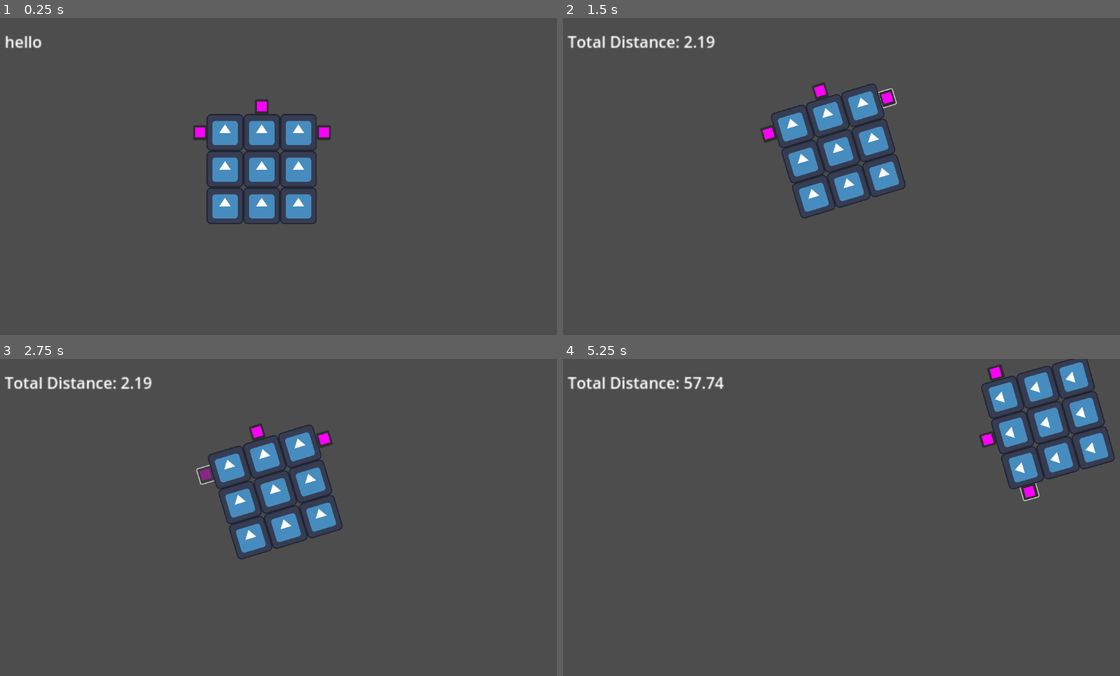
Above: before the commit, frames 1-4 (two rows, left to right).
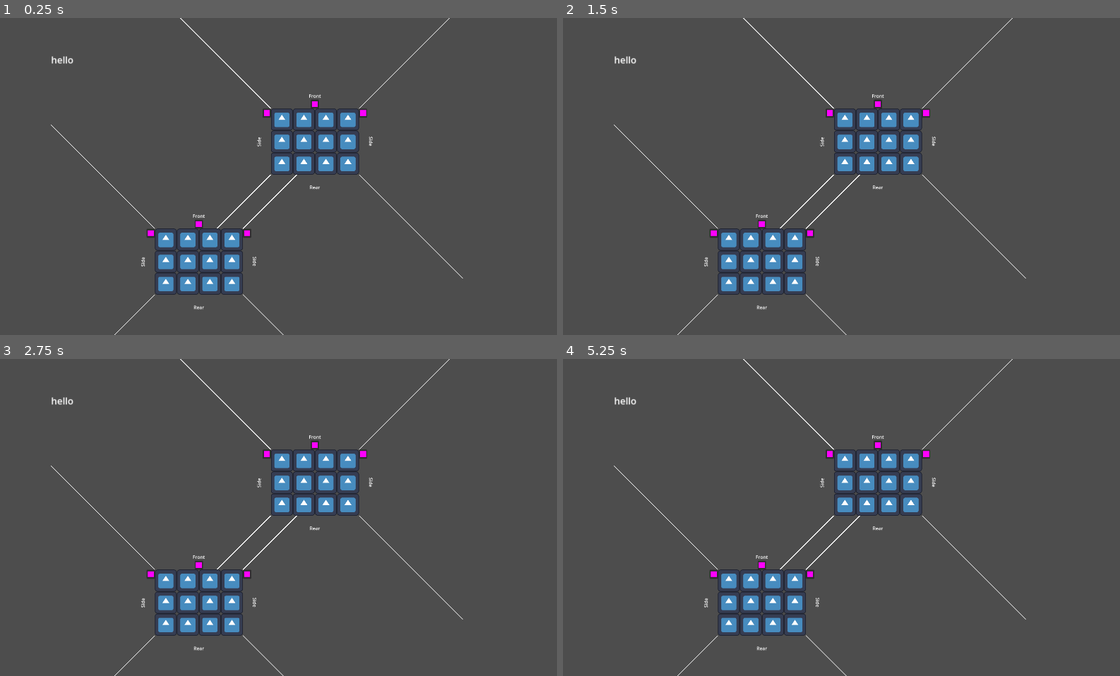
Above: after the commit, the same moments.

Repository: dcellucci/conqsim
Game: Godot game, scene res://debug.tscn
Two runs of this game, one before a commit and one after it. Both use one fixed random seed, a clock stepped at 60 frames per second and the inputs below. The engine's default icon, where the game draws it, is replaced by a stand-in: a white triangle on a blue panel in a dark square.
Inputs (mouse positions are in pixels of both pictures, inside the frame that each line leads up to):
- Up to frame 1 (0.25 s): no input
- Up to frame 2 (1.5 s): click (886, 132) at 0.52 s; click (824, 106) at 1.27 s
- Up to frame 3 (2.75 s): click (206, 473) at 2.02 s
- Up to frame 4 (5.25 s): tap Enter at 2.75, 4.25 s; move the mouse to (964, 501) at 2.77 s; hold W 2.78-3.5 s; hold Q 2.78-3.5 s; click (964, 501) at 2.92 s; tap E at 3.05, 4.55 s; tap Space at 3.5, 5 s; drag from (724, 533) to (869, 498) at 3.52 s; move the mouse to (891, 447) at 4.27 s; hold W 4.28-5 s; hold Shift (SnapMovement) 4.28-5 s; drag from (808, 580) to (668, 469) at 5.02 s

The runs differ from the first frame. In frame 1, 8.5% of the frame differs, in the area x 1-84%, y 0-100%; in frame 2, 8.6%; in frame 3, 8.5%; in frame 4, 9.9%, in the area x 0-100%, y 0-100%.

Commit message:
fixed bug when changing regiment size

Diff:
--- a/debug.tscn
+++ b/debug.tscn
@@ -27,8 +27,13 @@
 "
 script = ExtResource("3_tgq5g")
 
+[node name="TestRegiment2" parent="." instance=ExtResource("2_dfxmq")]
+z_index = 3
+position = Vector2(1096, 421)
+
 [node name="TestRegiment" parent="." instance=ExtResource("2_dfxmq")]
 z_index = 3
-position = Vector2(549, 309)
+position = Vector2(701, 830)
 
+[connection signal="update_total_move" from="TestRegiment2" to="." method="_on_update_total_move"]
 [connection signal="update_total_move" from="TestRegiment" to="." method="_on_update_total_move"]
--- a/project.godot
+++ b/project.godot
@@ -15,6 +15,11 @@
 config/features=PackedStringArray("4.3", "GL Compatibility")
 config/icon="res://icon.svg"
 
+[display]
+
+window/size/viewport_width=1920
+window/size/viewport_height=1080
+
 [input]
 
 SnapMovement={
--- a/regiment.gd
+++ b/regiment.gd
@@ -4,11 +4,11 @@
 var speed = 400
 var angular_speed = PI
 var total_move = 0
-var pixels_per_inch = 30
+var pixels_per_inch = 30.
 var stand_size_inches = 2.5
 var stand_size_pixels = stand_size_inches*pixels_per_inch
-var num_stands_wide = 3
-var num_stands_tall = 3
+var num_stands_wide = 4.
+var num_stands_tall = 3.
 
 var regiment_size = Vector2(num_stands_wide*stand_size_pixels,num_stands_tall*stand_size_pixels)
 #var stand_scale = stand_size_inches*pixels_per_inch/texture.get_width()
@@ -36,49 +36,94 @@
 		for col in range(num_stands_wide):
 			var copyunit = unit.duplicate()
 			copyunit.visible = true
-			copyunit.position = Vector2((col-num_stands_wide/2)*stand_size_pixels, (row-num_stands_tall/2)*stand_size_pixels)
+			copyunit.position = Vector2(
+				(col-num_stands_wide/2.0+0.5)*stand_size_pixels
+			  , (row-num_stands_tall/2.0+0.5)*stand_size_pixels
+			  )
 			self.add_child(copyunit)
 	# Position the wheel left button
 	var wheel_left_button = $WheelLeftButton
 	$WheelLeftButton.position = Vector2(
-		(num_stands_wide/2+0.5)*stand_size_pixels#+wheel_left_button.get_rect().size.x/2
-	 , -(num_stands_tall/2)*stand_size_pixels-wheel_left_button.get_rect().size.y/2
+		(num_stands_wide/2.0)*stand_size_pixels#+wheel_left_button.get_rect().size.x/2
+	 , -(num_stands_tall/2.0)*stand_size_pixels
 	 )
 	$WheelRightButton.position = Vector2(
-	   -(num_stands_wide/2+0.5)*stand_size_pixels-wheel_left_button.get_rect().size.x
-	 , -(num_stands_tall/2)*stand_size_pixels-wheel_left_button.get_rect().size.y/2
-	 )
-	#wheel_left_button.pivot_position = Vector2(-(num_stands_wide/2)*stand_size_pixels, -(num_stands_tall/2)*stand_size_pixels)
-
-	var wheel_left_pivot = $WheelLeftPivot
-	wheel_left_pivot.visible = false
-	wheel_left_pivot.position = Vector2(
-	   -(num_stands_wide/2+0.5)*stand_size_pixels-wheel_left_pivot.get_rect().size.x/2
-	 , -(num_stands_tall/2+0.5)*stand_size_pixels-wheel_left_pivot.get_rect().size.y/2
+	   -(num_stands_wide/2.0)*stand_size_pixels-wheel_left_button.get_rect().size.x
+	 , -(num_stands_tall/2.0)*stand_size_pixels
 	 )
 
 	$MoveForwardButton.position = Vector2(
 	  -$MoveForwardButton.get_rect().size.x/2
-	, -(num_stands_tall/2+0.5)*stand_size_pixels-$MoveForwardButton.get_rect().size.y
+	, -(num_stands_tall/2.0)*stand_size_pixels-$MoveForwardButton.get_rect().size.y
 	)
 
-	$DebugStartAngleLine.visible = false
-	$DebugStartAngleLine.scale=Vector2(num_stands_wide*stand_size_pixels/20, 0.1)
+	#$DebugStartAngleLine.visible = false
+	#$DebugStartAngleLine.scale=Vector2(num_stands_wide*stand_size_pixels/20, 0.1)
+
+	var label_rect = $LineOfSightLabels/FrontLabel.get_rect()
+	$LineOfSightLabels/FrontLabel.position=Vector2(
+		-label_rect.size.x/2.0
+	  , -(num_stands_tall/2.0)*stand_size_pixels-label_rect.size.y-$MoveForwardButton.get_rect().size.y
+	  )
+	label_rect = $LineOfSightLabels/RearLabel.get_rect()
+	$LineOfSightLabels/RearLabel.position=Vector2(
+		-label_rect.size.x/2.0
+	  , (num_stands_tall/2.0)*stand_size_pixels+$MoveForwardButton.get_rect().size.y
+	  )
+
+	label_rect = $LineOfSightLabels/SideLabel.get_rect()
+	$LineOfSightLabels/SideLabel.position=Vector2(
+		-(num_stands_wide/2.0)*stand_size_pixels-label_rect.size.y-$WheelRightButton.get_rect().size.x
+	  , label_rect.size.x/2
+	  )
+
+	label_rect = $LineOfSightLabels/SideLabel2.get_rect()
+	$LineOfSightLabels/SideLabel2.position=Vector2(
+		(num_stands_wide/2.0)*stand_size_pixels+label_rect.size.y+$WheelLeftButton.get_rect().size.x
+	  , -label_rect.size.x/2
+	  )
+	$LineOfSightLabels/LOSLine1.rotation=-3.0*PI/4.0
+	$LineOfSightLabels/LOSLine1.position=Vector2(
+		-(num_stands_wide/2.0)*stand_size_pixels
+	  , -(num_stands_tall/2.0)*stand_size_pixels
+	  )
+	$LineOfSightLabels/LOSLine1.scale=Vector2(
+		50
+	  , 0.5
+	  )
+
+	$LineOfSightLabels/LOSLine2.rotation=-PI/4.0
+	$LineOfSightLabels/LOSLine2.position=Vector2(
+		 (num_stands_wide/2.0)*stand_size_pixels
+	  , -(num_stands_tall/2.0)*stand_size_pixels
+	  )
+	$LineOfSightLabels/LOSLine2.scale=Vector2(
+		50
+	  , 0.5
+	  )
+
+	$LineOfSightLabels/LOSLine3.rotation=PI/4.0
+	$LineOfSightLabels/LOSLine3.position=Vector2(
+		 (num_stands_wide/2.0)*stand_size_pixels
+	  ,  (num_stands_tall/2.0)*stand_size_pixels
+	  )
+	$LineOfSightLabels/LOSLine3.scale=Vector2(
+		50
+	  , 0.5
+	  )
+
+	$LineOfSightLabels/LOSLine4.rotation=3.0*PI/4.0
+	$LineOfSightLabels/LOSLine4.position=Vector2(
+		-(num_stands_wide/2.0)*stand_size_pixels
+	  ,  (num_stands_tall/2.0)*stand_size_pixels
+	  )
+	$LineOfSightLabels/LOSLine4.scale=Vector2(
+		50
+	  , 0.5
+	  )
 
 func _process(delta: float) -> void:
 	var direction = 0
-
-	if current_move_state == MoveState.IDLE:
-		delta_factor = 0
-		if Input.is_key_pressed(KEY_W):
-			current_move_state = MoveState.FORWARD
-			start_position = position
-		if Input.is_key_pressed(KEY_Q):
-			current_move_state = MoveState.WHEEL_LEFT
-			start_transform = transform
-		if Input.is_key_pressed(KEY_E):
-			current_move_state = MoveState.WHEEL_RIGHT
-			start_transform = transform
 
 	if current_move_state == MoveState.FORWARD:
 		if Input.is_mouse_button_pressed(MOUSE_BUTTON_LEFT):
--- a/regiment.tscn
+++ b/regiment.tscn
@@ -1,18 +1,11 @@
-[gd_scene load_steps=10 format=3 uid="uid://c5cii5i2h68xo"]
+[gd_scene load_steps=6 format=3 uid="uid://c5cii5i2h68xo"]
 
 [ext_resource type="Script" path="res://regiment.gd" id="1_sqsrb"]
 [ext_resource type="PackedScene" uid="uid://cdwy8aj77yu32" path="res://unit.tscn" id="2_krtoi"]
-[ext_resource type="Script" path="res://wheel_button.gd" id="3_w0knh"]
-[ext_resource type="Script" path="res://move_button.gd" id="4_0yk1q"]
 [ext_resource type="Script" path="res://move_forward_button.gd" id="5_knjt4"]
 
 [sub_resource type="RectangleShape2D" id="RectangleShape2D_pqu2b"]
 size = Vector2(100, 200)
-
-[sub_resource type="PlaceholderTexture2D" id="PlaceholderTexture2D_des6n"]
-size = Vector2(40, 40)
-
-[sub_resource type="PlaceholderTexture2D" id="PlaceholderTexture2D_0jtwv"]
 
 [sub_resource type="PlaceholderTexture2D" id="PlaceholderTexture2D_6ujr4"]
 
@@ -20,26 +13,11 @@
 script = ExtResource("1_sqsrb")
 
 [node name="BoundingBox" type="CollisionShape2D" parent="."]
+position = Vector2(8, -1)
 shape = SubResource("RectangleShape2D_pqu2b")
 
 [node name="Unit" parent="." instance=ExtResource("2_krtoi")]
 visible = false
-
-[node name="OldWheelLeftButton" type="Sprite2D" parent="."]
-texture = SubResource("PlaceholderTexture2D_des6n")
-script = ExtResource("3_w0knh")
-
-[node name="OldMoveForwardButton" type="Sprite2D" parent="."]
-texture = SubResource("PlaceholderTexture2D_des6n")
-script = ExtResource("4_0yk1q")
-
-[node name="WheelLeftPivot" type="Sprite2D" parent="."]
-position = Vector2(-55, -24)
-scale = Vector2(4.777, 5)
-texture = SubResource("PlaceholderTexture2D_0jtwv")
-
-[node name="DebugStartAngleLine" type="Polygon2D" parent="."]
-polygon = PackedVector2Array(-10, -5, 10, -5, 10, 5, -10, 5)
 
 [node name="WheelLeftButton" type="Button" parent="."]
 offset_left = 100.0
@@ -68,8 +46,62 @@
 expand_icon = true
 script = ExtResource("5_knjt4")
 
-[connection signal="set_wheeling" from="OldWheelLeftButton" to="." method="_receive_set_wheeling"]
-[connection signal="set_moving" from="OldMoveForwardButton" to="." method="_receive_set_moving"]
+[node name="LineOfSightLabels" type="Control" parent="."]
+layout_mode = 3
+anchors_preset = 0
+offset_right = 40.0
+offset_bottom = 40.0
+
+[node name="LOSLine1" type="Polygon2D" parent="LineOfSightLabels"]
+polygon = PackedVector2Array(0, -2, 10, -2, 10, 2, 0, 2)
+
+[node name="LOSLine2" type="Polygon2D" parent="LineOfSightLabels"]
+polygon = PackedVector2Array(0, -2, 10, -2, 10, 2, 0, 2)
+
+[node name="LOSLine3" type="Polygon2D" parent="LineOfSightLabels"]
+polygon = PackedVector2Array(0, -2, 10, -2, 10, 2, 0, 2)
+
+[node name="LOSLine4" type="Polygon2D" parent="LineOfSightLabels"]
+polygon = PackedVector2Array(0, -2, 10, -2, 10, 2, 0, 2)
+
+[node name="RearLabel" type="RichTextLabel" parent="LineOfSightLabels"]
+layout_mode = 0
+offset_left = -25.0
+offset_top = 96.0
+offset_right = 25.0
+offset_bottom = 120.0
+bbcode_enabled = true
+text = "[center]Rear[/center]"
+
+[node name="FrontLabel" type="RichTextLabel" parent="LineOfSightLabels"]
+layout_mode = 1
+offset_left = -25.0
+offset_top = -47.0
+offset_right = 25.0
+offset_bottom = -23.0
+bbcode_enabled = true
+text = "[center]Front[/center]"
+
+[node name="SideLabel2" type="RichTextLabel" parent="LineOfSightLabels"]
+layout_mode = 0
+offset_left = 74.0
+offset_top = -7.0
+offset_right = 124.0
+offset_bottom = 17.0
+rotation = 1.5708
+bbcode_enabled = true
+text = "[center]Side[/center]"
+
+[node name="SideLabel" type="RichTextLabel" parent="LineOfSightLabels"]
+layout_mode = 0
+offset_left = -74.0
+offset_top = 44.0
+offset_right = -24.0
+offset_bottom = 68.0
+rotation = -1.5708
+bbcode_enabled = true
+text = "[center]Side[/center]"
+
 [connection signal="pressed" from="WheelLeftButton" to="." method="_on_wheel_left_button_pressed"]
 [connection signal="pressed" from="MoveForwardButton" to="." method="_on_move_forward_button_pressed"]
 [connection signal="pressed" from="WheelRightButton" to="." method="_on_wheel_right_button_pressed"]
